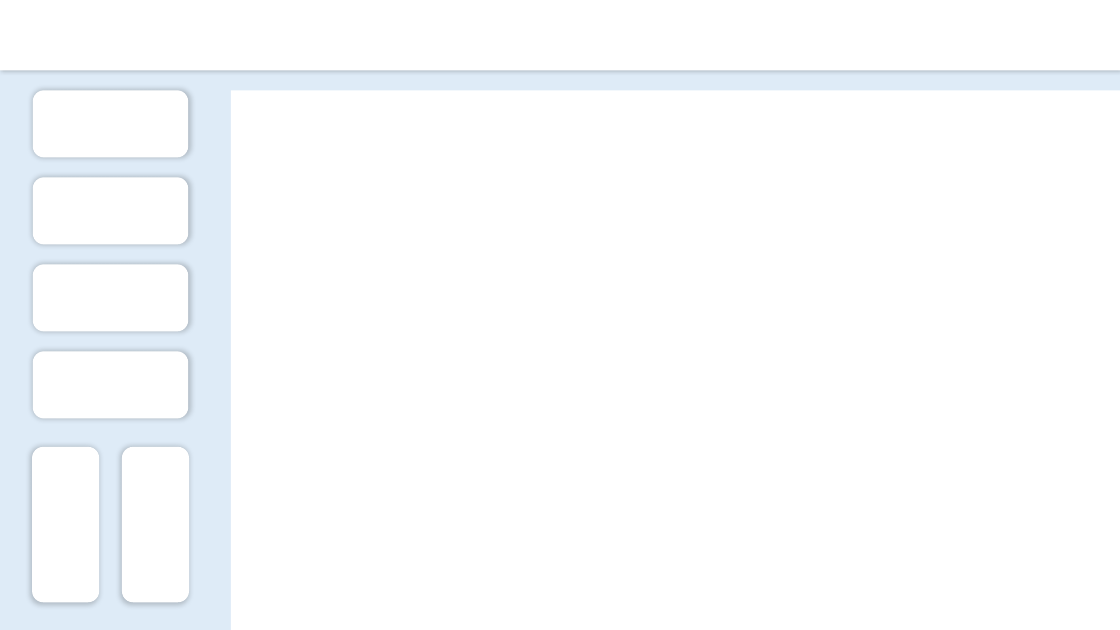
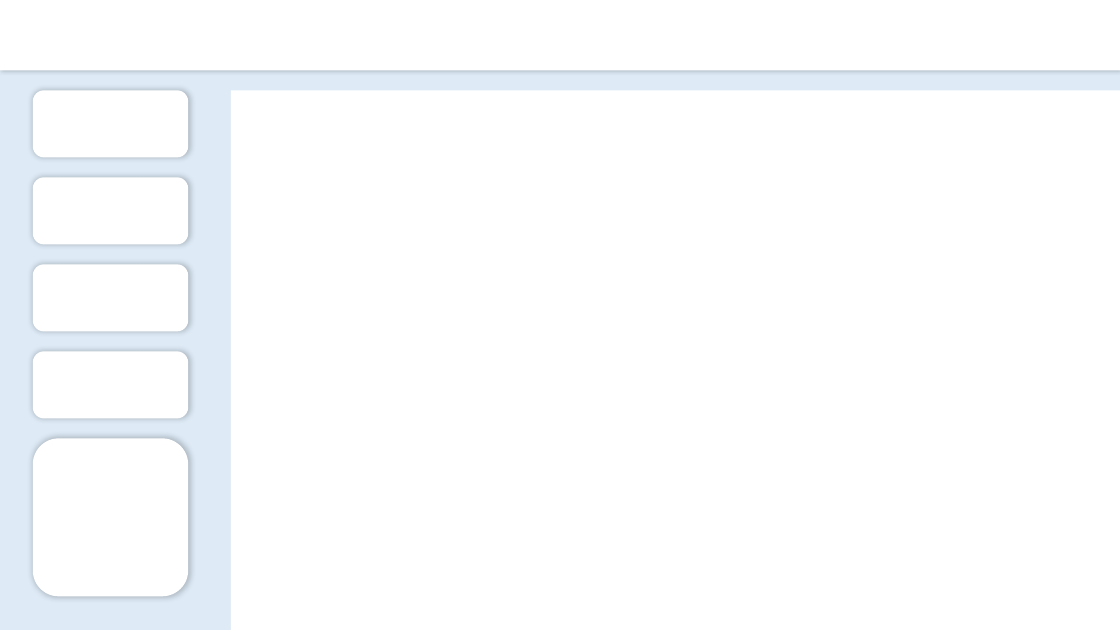
Before and after one commit to DeyvedAntonio/Estudos_Analista, a slide deck: slide 2 of Power BI/Fundo_hashtagtreinamentos.pptx. Drawn at 1120x630 pixels with LibreOffice and Linux fonts; fonts in the diff are those of the drawing. Boxes give left, top, right and bottom in pixels: in the first picture for what was removed or moved away, otherwise in the second. Text is boxed around its words. In the diff, an @@ line names an element or a change of style, - is before the commit and + after.

```diff
--- a/Power BI/Fundo_hashtagtreinamentos.pptx
+++ b/Power BI/Fundo_hashtagtreinamentos.pptx
@@ rounded rectangle at bbox=[33, 439, 188, 597]: rotation 90 to 0 degrees @@
@@ rounded rectangle removed at bbox=[122, 447, 189, 603] @@
```
Also in this commit, not shown: 1 other slide changed.
